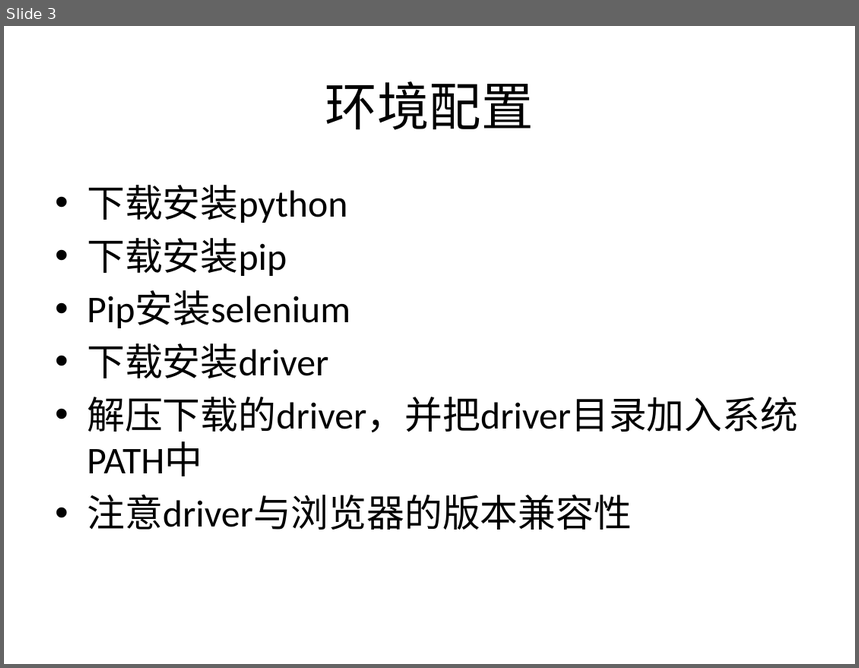
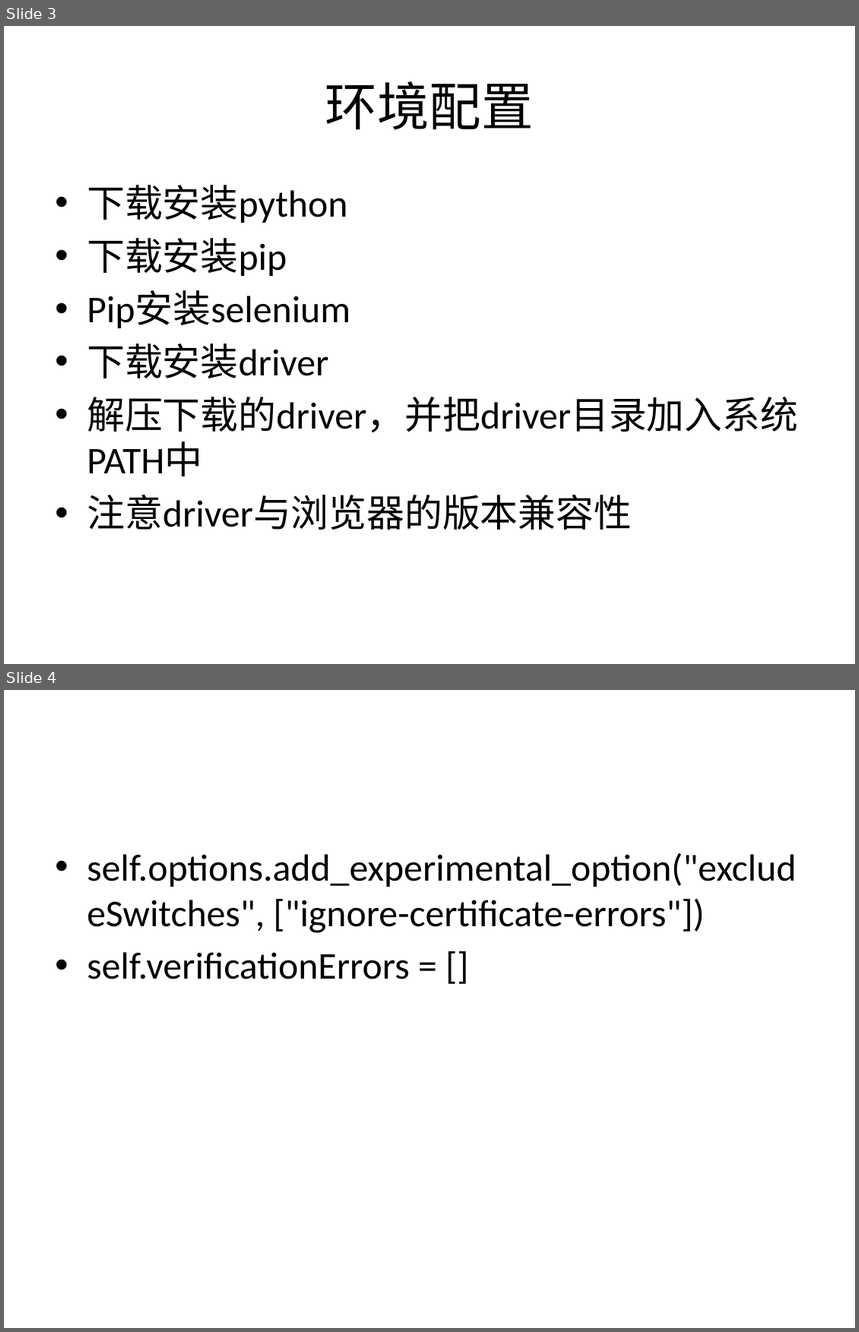
Before and after one commit to kevinslx/CaiPiao, a slide deck: selenium webdriver with python.pptx. Shown one above the other, each under a label of ours: slide 3 before the commit, slides 3 and 4 after it. The pictures are 859x668 and 859x1332 pixels, drawn with LibreOffice and Linux fonts; fonts in the diff are those of the drawing. Boxes give left, top, right and bottom in pixels: in the first picture for what was removed or moved away, otherwise in the second. Text is boxed around its words. In the diff, an @@ line names an element or a change of style, - is before the commit and + after.

```diff
--- a/selenium webdriver with python.pptx
+++ b/selenium webdriver with python.pptx
@@ slide 4 added at <box>4,690,855,1328</box>, background #FFFFFF @@
@@ text added at <box>87,853,796,980</box>, 32 pt, text #000000 @@
+• self.options.add_experimental_option("excludeSwitches", ["ignore-certificate-errors"])
+• self.verificationErrors = []
```
Also in this commit, not shown: 1 other slide added, 19 other files.
